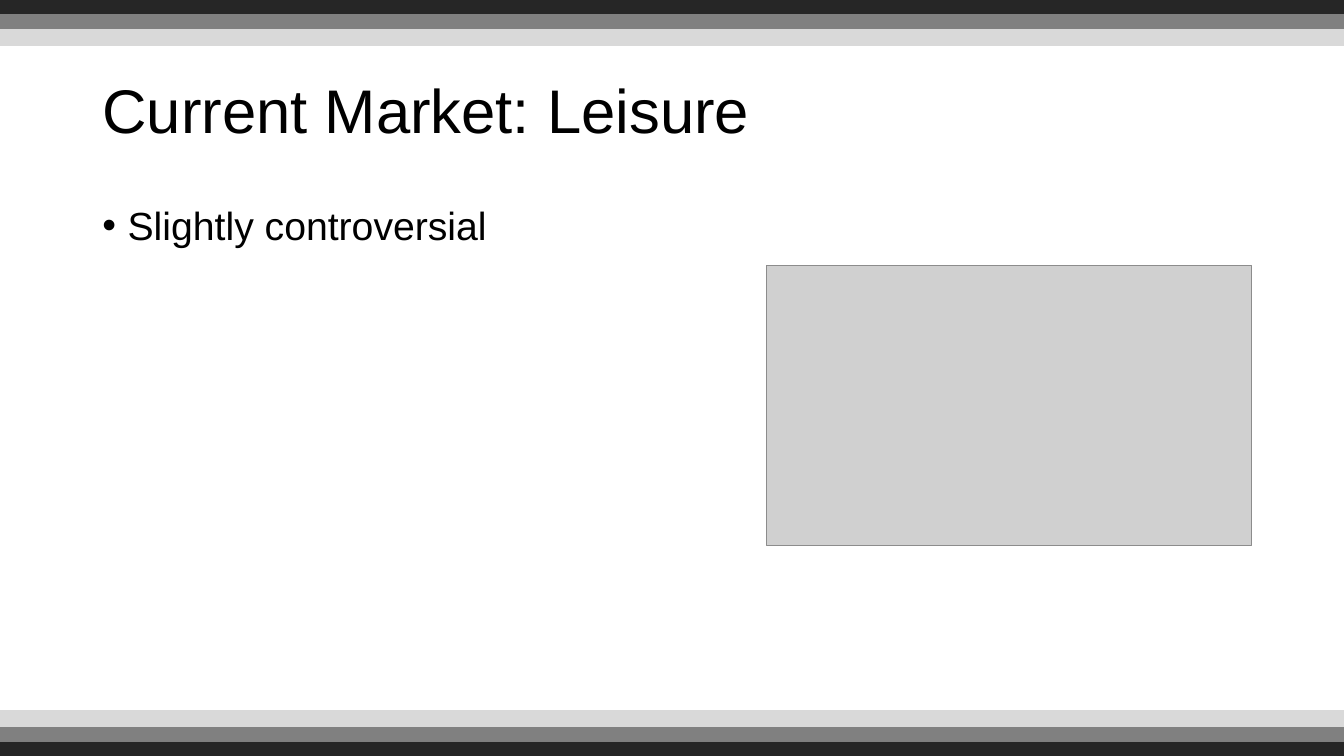
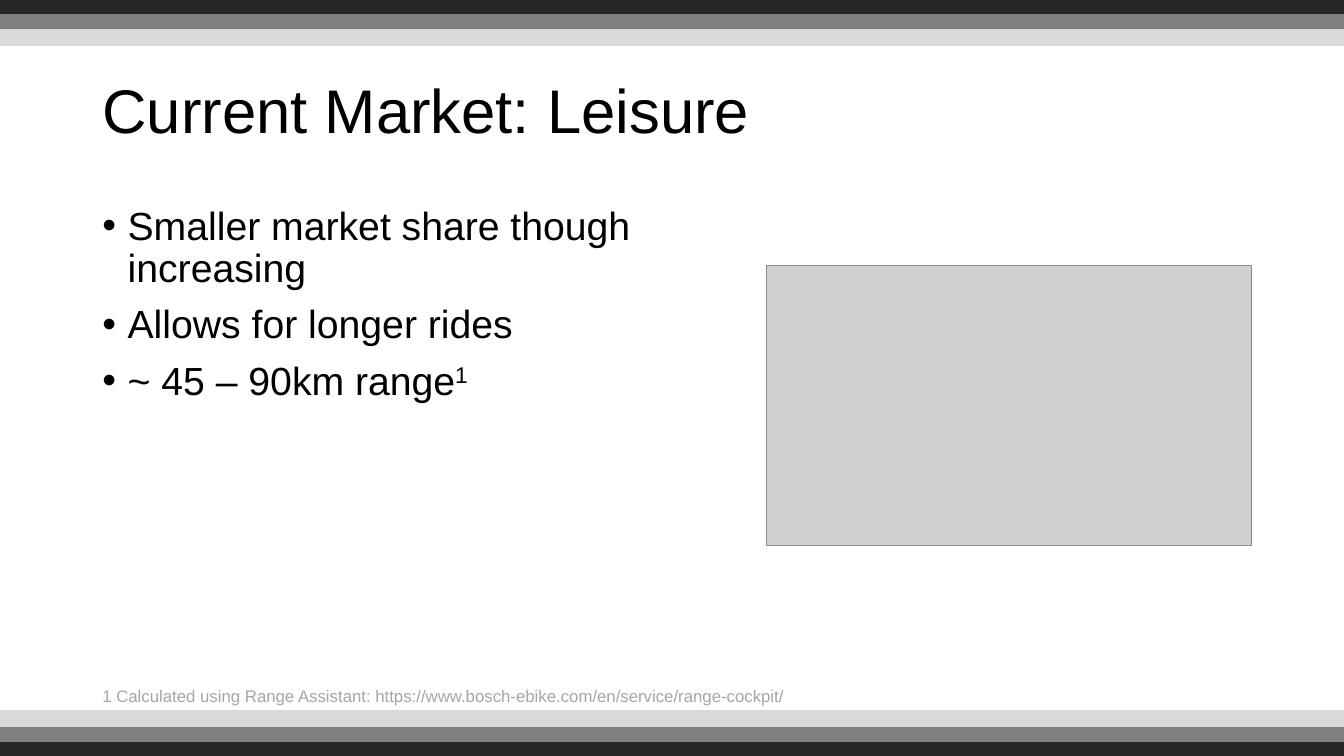
Before and after one commit to Reignable/Employment-Docs, a slide deck: slide 4 of companies/Bosch/presentation/Presentation.pptx. Drawn at 1344x756 pixels with LibreOffice and Linux fonts; fonts in the diff are those of the drawing; grey boxes stand for pictures; background and template pictures are left out. Boxes give left, top, right and bottom in pixels: in the first picture for what was removed or moved away, otherwise in the second. Text is boxed around its words. In the diff, an @@ line names an element or a change of style, - is before the commit and + after.

```diff
--- a/companies/Bosch/presentation/Presentation.pptx
+++ b/companies/Bosch/presentation/Presentation.pptx
@@ text at (x1=128, y1=211, x2=630, y2=396): text changed @@
-• Slightly controversial
+• Smaller market share though increasing
+• Allows for longer rides
+• ~ 45 – 90km range1
@@ text added at (x1=102, y1=690, x2=783, y2=706), 12 pt, text #A6A6A6 @@
+1 Calculated using Range Assistant: https://www.bosch-ebike.com/en/service/range-cockpit/
```
Also in this commit, not shown: 5 other slides changed, 2 slides added, 1 slide removed, 1 other file.
